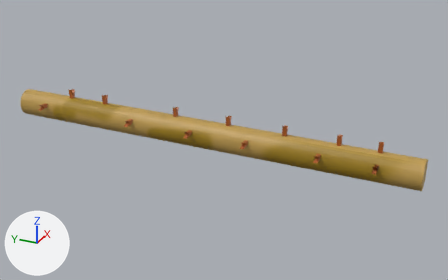
One commit to the Blender file resource/json/wood.blend: the scene before it, then after it.
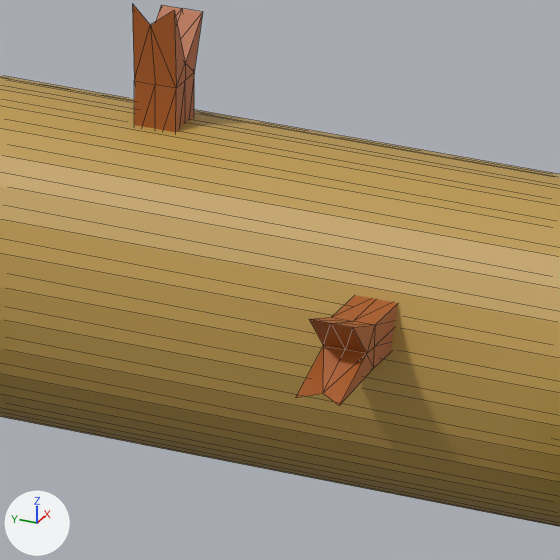
The first picture shows the older version from a 50 mm camera at (-272.0, -17.0, 135.0) aimed at (3.0, 107.0, -3.0). The close-ups show both versions on the part from 48% to 58% of the width and 41% to 58% of the height of that picture; other places that the commit changed are outside them. Lighting does not change. The marker at lower left points along +X, +Y and +Z. The close-ups show mesh edges as thin lines.

Script lines for the objects in view, before the commit:
```python
me_円柱 = bpy.data.meshes.new('円柱')
me_円柱.from_pydata(...)  # 64 vertices, 124 faces; spans x -7.0..7.0, y -116.0..116.0, z -8.0..8.0
me_円柱.materials.append(mat_マテリアル_001)  # picture img_wood_png
me_立方体_013 = bpy.data.meshes.new('立方体.013')
me_立方体_013.from_pydata(...)  # 26 vertices, 48 faces; spans x -1.24..1.89, y -1.0..1.0, z -0.7..6.49
me_立方体_013.materials.append(mat_マテリアル_015)  # picture img_branch_png_013
me_立方体_018 = bpy.data.meshes.new('立方体.018')
me_立方体_018.from_pydata(...)  # 26 vertices, 48 faces; spans x -1.24..1.89, y -1.0..1.0, z -0.7..6.49
me_立方体_018.materials.append(mat_マテリアル_020)  # picture img_branch_png_018
ob_円柱 = bpy.data.objects.new('円柱', me_円柱)
ob_円柱.location = (0.0, 119.15, 0.0)
ob_立方体_003 = bpy.data.objects.new('立方体.003', me_立方体_018)
ob_立方体_003.location = (0.0, 103.09, 6.94)
ob_立方体_009 = bpy.data.objects.new('立方体.009', me_立方体_013)
ob_立方体_009.location = (-6.18, 90.36, 2.86)
ob_立方体_009.rotation_euler = (0.0, -1.543, 0.0)  # degrees (0, -88, 0)
```
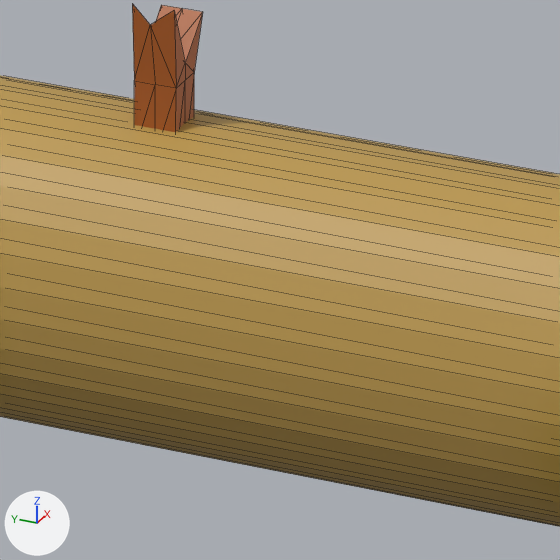
Pixel boxes (x1, y1, x2, y2) of what changed, in the close-ups (560 x 560 px):
```json
{"object": "立方体.009", "change": "deleted", "before": [296, 295, 398, 406], "on screen": "brown"}
```

The change, as JSON lines over the scene's bpy script:
```json
{"op": "remove", "block": "ob_立方体_009", "code": ["ob_立方体_009 = bpy.data.objects.new('立方体.009', me_立方体_013)", "ob_立方体_009.location = (-6.18, 90.36, 2.86)", "ob_立方体_009.rotation_euler = (0.0, -1.543, 0.0)  # degrees (0, -88, 0)"]}
```
